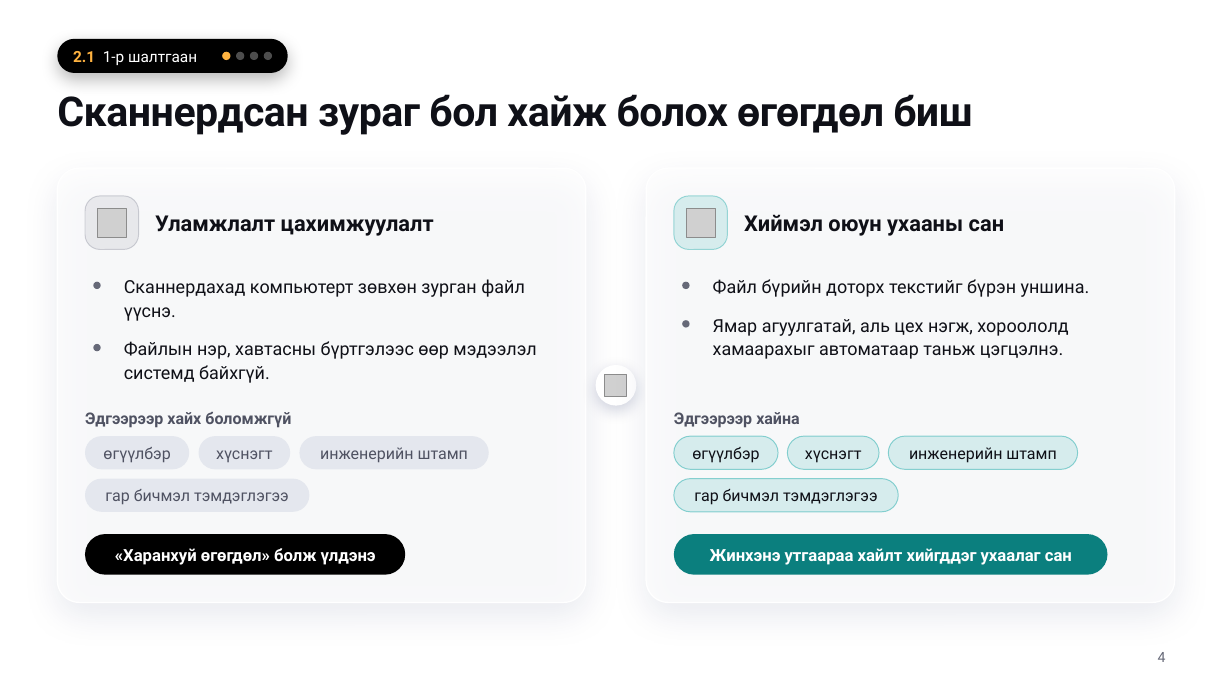
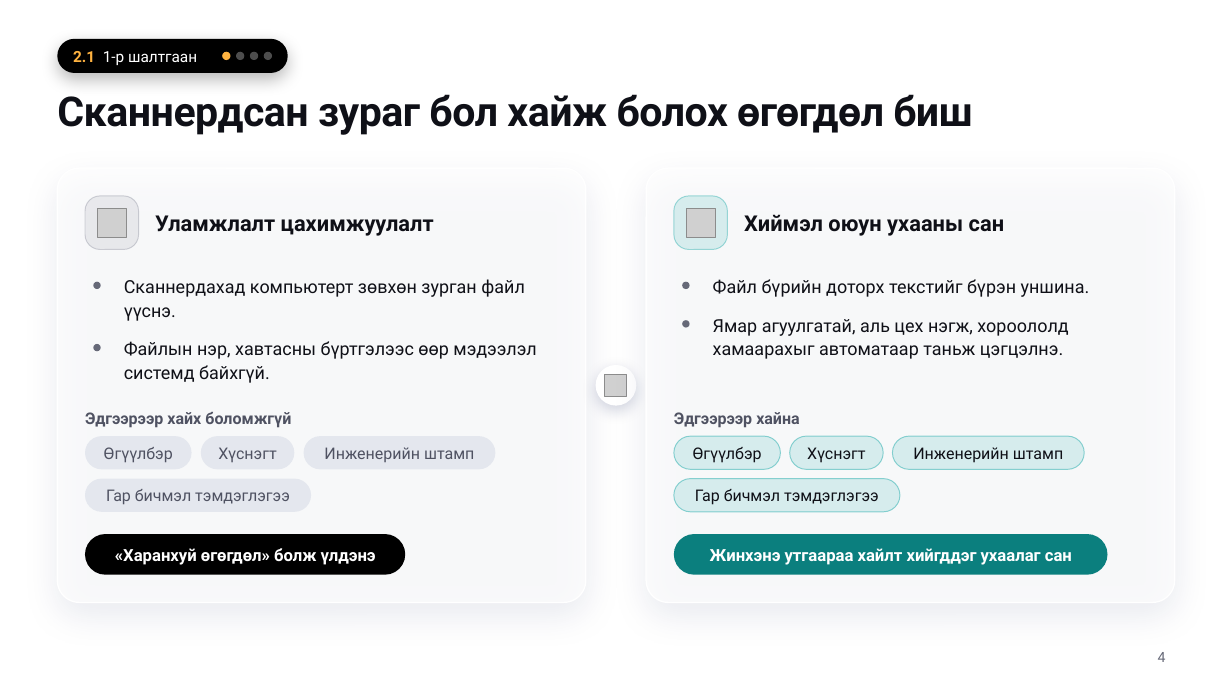
Before and after one commit to Gobiresource/ERP-system, a slide deck: slide 4 of docs/presentations/erdenet-archive-2026/Erdenet-arhiv-AI-iltgel-2026.pptx. Drawn at 1232x693 pixels with LibreOffice and Linux fonts; fonts in the diff are those of the drawing; grey boxes stand for pictures; background and template pictures are left out. Boxes give left, top, right and bottom in pixels: in the first picture for what was removed or moved away, otherwise in the second. Text is boxed around its words. In the diff, an @@ line names an element or a change of style, - is before the commit and + after.

```diff
--- a/docs/presentations/erdenet-archive-2026/Erdenet-arhiv-AI-iltgel-2026.pptx
+++ b/docs/presentations/erdenet-archive-2026/Erdenet-arhiv-AI-iltgel-2026.pptx
@@ text at <box>104,447,173,463</box>: text changed @@
-өгүүлбэр
+Өгүүлбэр
@@ rounded rectangle: place and size @@
-rounded rectangle at <box>199,436,290,470</box>
+rounded rectangle at <box>201,436,294,470</box>
@@ text at <box>218,447,276,462</box>: text changed @@
-хүснэгт
+Хүснэгт
@@ text at <box>324,447,474,462</box>: text changed @@
-инженерийн штамп
+Инженерийн штамп
@@ text at <box>693,447,762,463</box>: text changed @@
-өгүүлбэр
+Өгүүлбэр
@@ text at <box>807,447,865,463</box>: text changed @@
-хүснэгт
+Хүснэгт
@@ 3 rounded rectangles: place and size @@
-3 rounded rectangles at <box>299,436,1078,470</box>
+3 rounded rectangles at <box>304,436,1085,470</box>
@@ text at <box>913,447,1063,463</box>: text changed @@
-инженерийн штамп
+Инженерийн штамп
@@ text at <box>106,489,290,504</box>: text changed @@
-гар бичмэл тэмдэглэгээ
+Гар бичмэл тэмдэглэгээ
@@ text at <box>695,489,879,505</box>: text changed @@
-гар бичмэл тэмдэглэгээ
+Гар бичмэл тэмдэглэгээ
```
Also in this commit, not shown: 4 other slides changed, 5 other files.
